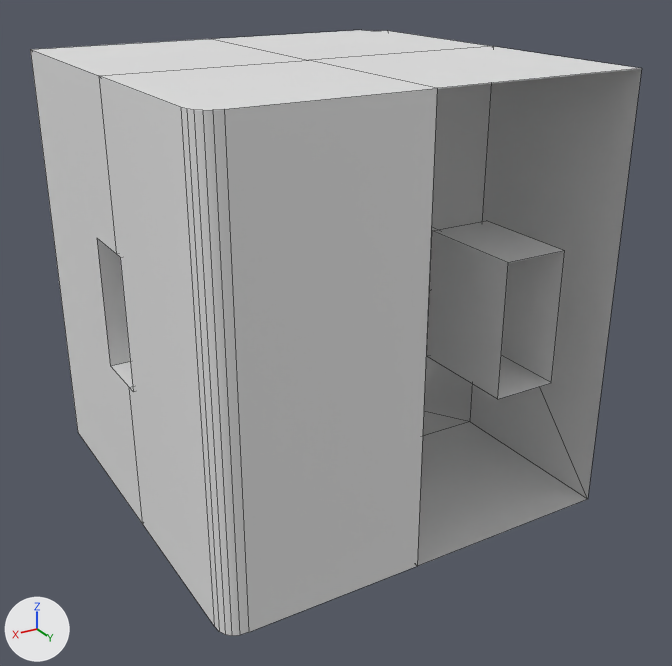
The FBX model Assets/Prefabs/Model/Building/FBX/Building_03_L_F.fbx, before and after one commit.
One viewpoint serves both versions: a camera (50 mm lens) standing at (1.99, 3.53, 1.99) and looking at (-0.08, 0.09, 0.27). Lighting does not change. The marker at lower left points along +X, +Y and +Z. Mesh edges are drawn as thin lines. Where no turn or scale is listed for an object, it has been applied to the vertices.

The first picture shows '1', '2', '3', '4'.
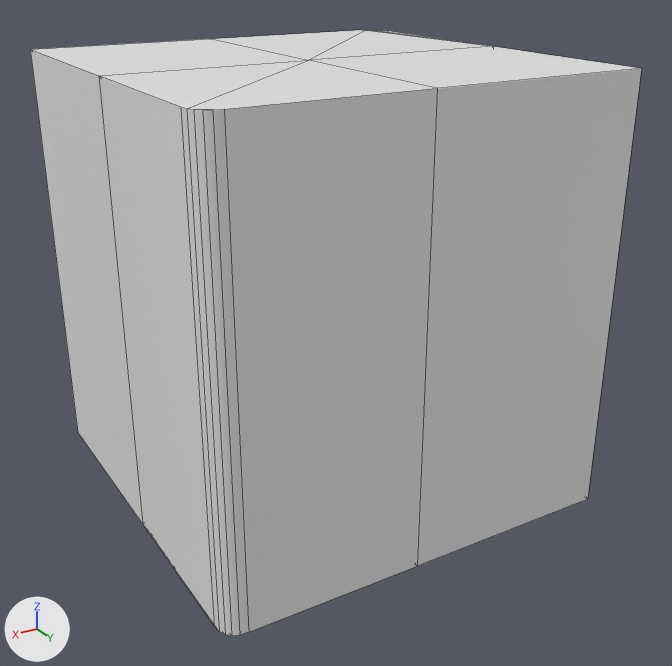
What differs and where, as boxes [x1, y1, x2, y2] in the pictures (672 x 666 px; the box of a moved part takes in the faces that stretch with it):
part 1 of me_2, moved or reshaped: [99, 60, 436, 625] in both
part 2 of me_4, cut back: before [427, 221, 565, 399]; after [417, 68, 642, 566]
part 3 of me_1, cut back: [93, 235, 142, 523] in both
'3', unchanged, covered by the edit: before [214, 30, 494, 436]; after [214, 30, 494, 60]

The edits, one by one:
me_2 is used by ob_2; location (0.0, 0.0, 0.0).
me_2 had 28 vertices, 24 faces and spanned x 0.0..0.9, y 0.0..0.9, z -0.5..1.5.
me_2 now has 20 vertices, 24 faces and spans x 0.0..0.9, y 0.0..0.9, z -0.5..1.5.
Part 1, on me_2:
8 vertices are removed from x 0.4..0.9, y 0.0..0.05, z 0.2..0.8.
15 faces are deleted.
15 new faces join them.
me_1 is used by ob_1; location (0.0, 0.0, 0.0).
me_1 had 19 vertices, 20 faces and spanned x 0.0..0.9, y -1.0..0.0, z -0.5..1.5.
me_1 now has 11 vertices, 12 faces and spans x 0.0..0.9, y -1.0..0.0, z -0.5..1.5.
Part 3, on me_1:
8 vertices are removed from x 0.4..0.9, y -0.25..0.0, z 0.2..0.8.
13 faces are deleted.
5 new faces join them.
me_4 has 19 vertices, 17 faces, 1 loose edge and spans x -1.0..0.0, y 0.0..0.9, z -0.5..1.5.
me_4 is used by ob_4; location (0.0, 0.0, 0.0).
Verts and faces of me_4; kept vertices keep their numbers, new ones are numbered from 19.
Before the commit, vertices of me_4: 0 (-1.0, 0.9, 1.5) at pixel (641, 68), 1 (-0.38, 0.9, 0.2) at pixel (497, 399), 2 (-0.68, 0.9, 0.2) at pixel (551, 382), 3 (-1.0, 0.9, -0.5) at pixel (587, 499), 4 (-0.68, 0.9, 0.8) at pixel (564, 250).
Before the commit, vertices of me_4: 5 (-0.38, 0.9, 0.8) at pixel (508, 262), 6 (-0.68, 0.4, 0.2), 7 (-0.38, 0.4, 0.2) at pixel (426, 356), 8 (-0.38, 0.4, 0.8) at pixel (432, 230), 9 (-0.68, 0.4, 0.8) at pixel (486, 220).
Before the commit, vertices of me_4: 10 (0.0, 0.9, 1.5) at pixel (437, 88), 11 (0.0, 0.9, -0.5) at pixel (417, 566).
Part 2, on me_4:
Vertices deleted: 1, 2, 4 to 9 (with the faces that use them).
New faces: (0, 10, 11, 3).
